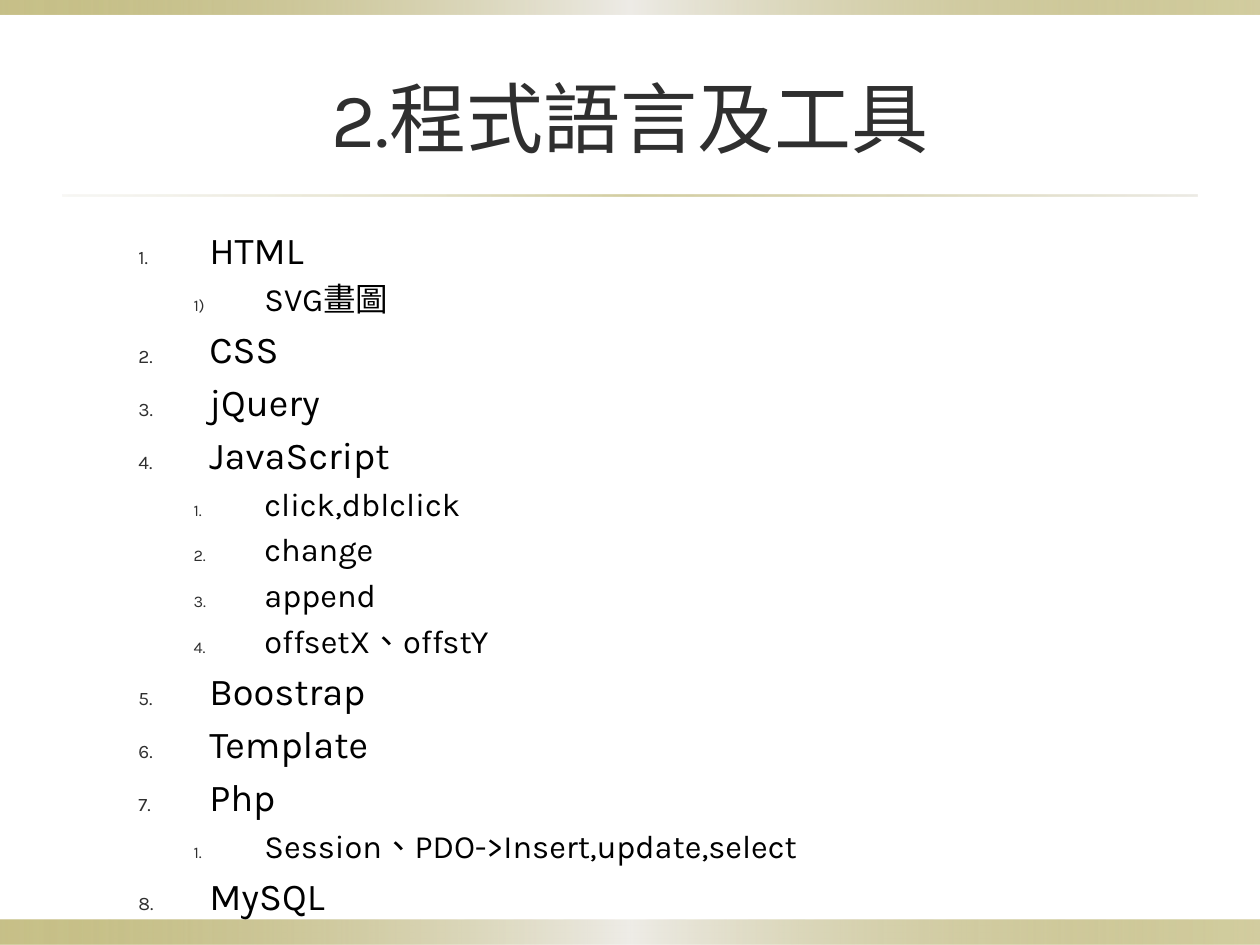
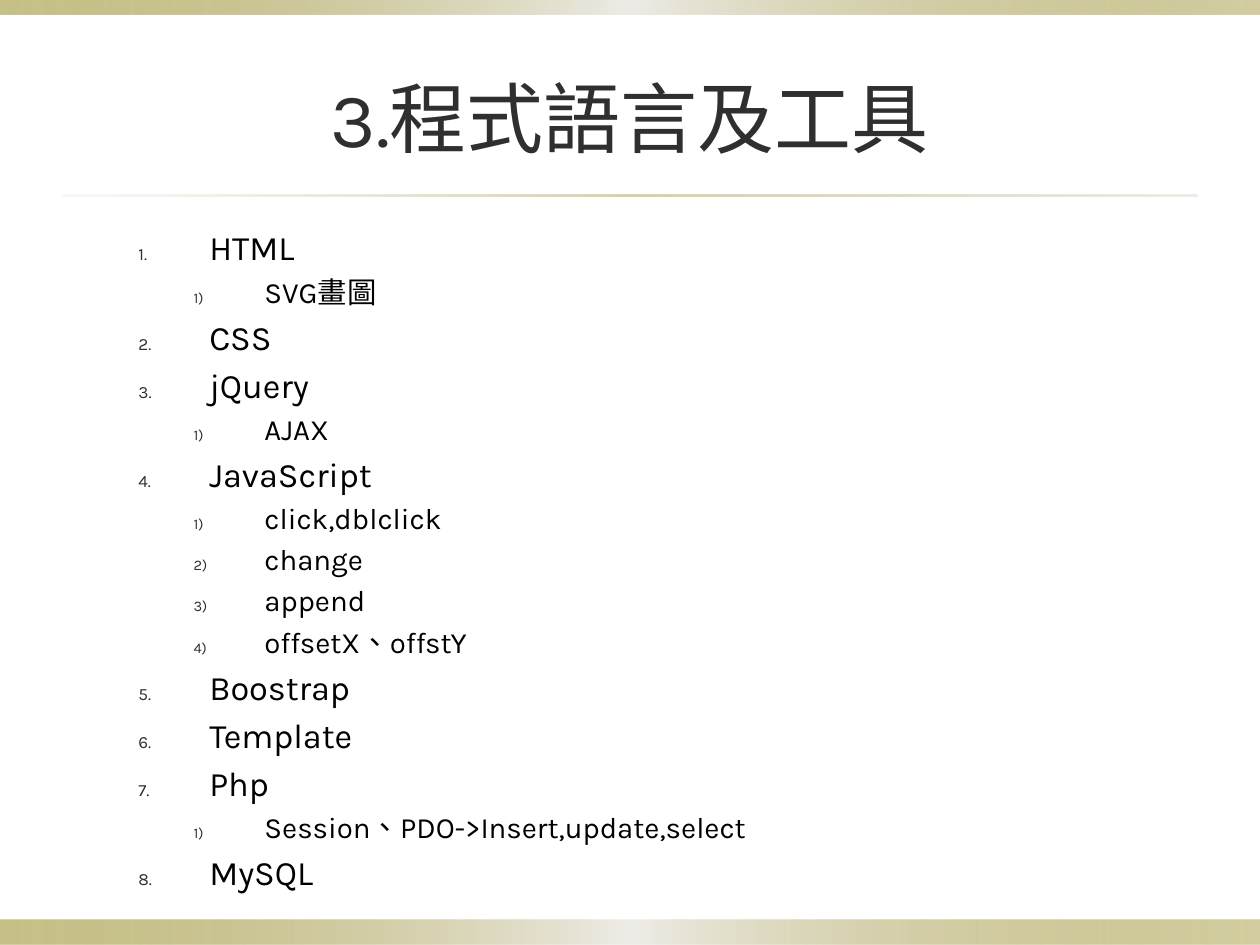
Before and after one commit to mvpscottjon/bsk, a slide deck: slide 6 of 小專_7.pptx. Drawn at 1260x945 pixels with LibreOffice and Linux fonts; fonts in the diff are those of the drawing; background and template pictures are left out. Boxes give left, top, right and bottom in pixels: in the first picture for what was removed or moved away, otherwise in the second. Text is boxed around its words. In the diff, an @@ line names an element or a change of style, - is before the commit and + after.

```diff
--- a/小專_7.pptx
+++ b/小專_7.pptx
@@ title at [331, 82, 929, 154]: text changed @@
-2.程式語言及工具
+3.程式語言及工具
@@ text at [209, 238, 745, 845]: size 21.7 to 19.6 pt in "HTML", "CSS", "jQuery", "JavaScript" and 4 more places; size 18.6 to 16.8 pt in "SVG畫圖", "click,dblclick", "change", "append" and 2 more places; bullet 1. to 1) @@
@@ text at [264, 421, 328, 441]: paragraph added @@
+    1) AJAX
```
Also in this commit, not shown: 7 other slides changed, 1 slide removed.
